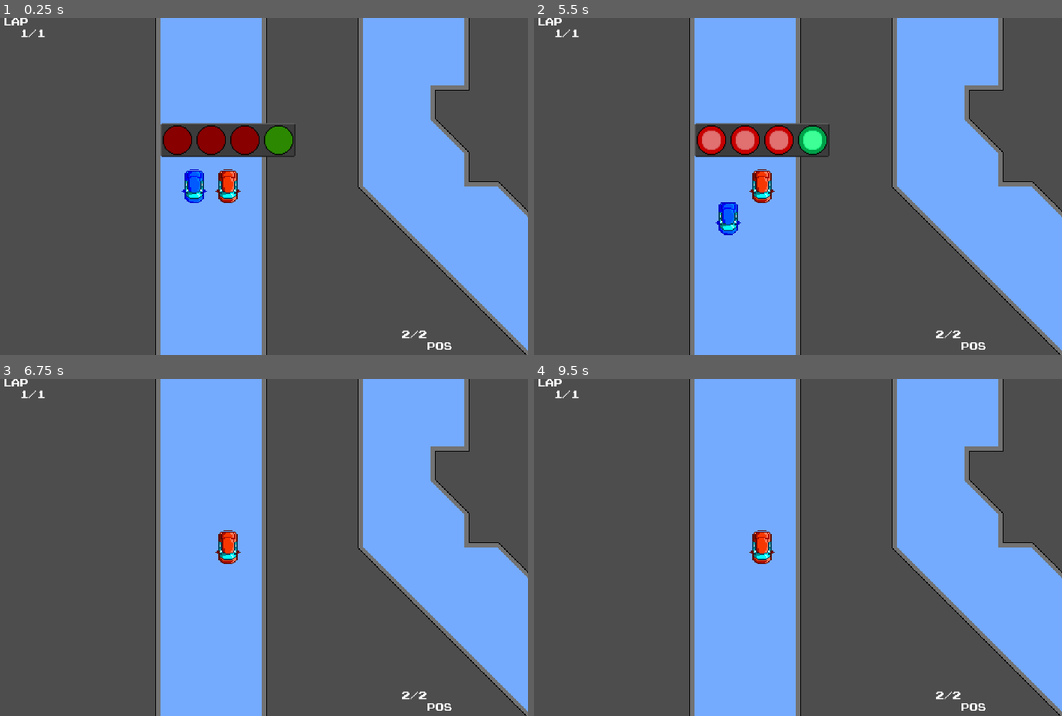
Above: before the commit, frames 1-4 (two rows, left to right).
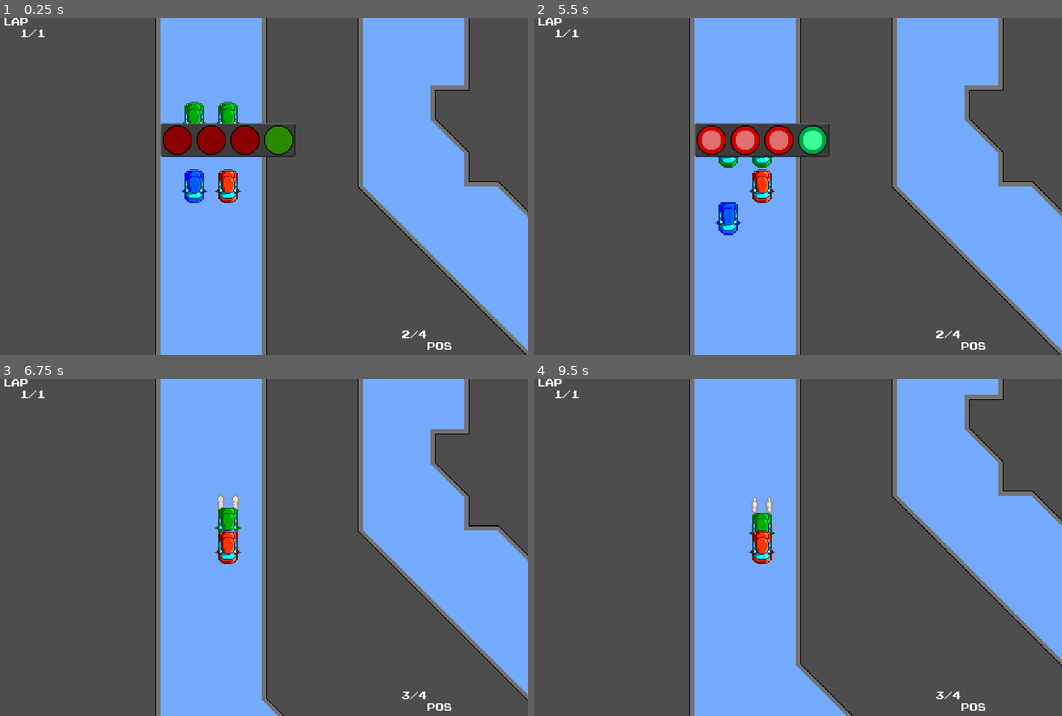
Above: after the commit, the same moments.

Repository: abam-iksde/piiws-sem2
Game: Godot game, scene res://scenes/scenes/race.tscn
Two runs of this game, one before a commit and one after it. Both use one fixed random seed, a clock stepped at 60 frames per second and the inputs below. This scene is started directly instead of the project's main scene.
Inputs:
- Up to frame 1 (0.25 s): no input
- Up to frame 2 (5.5 s): tap Enter at 0.5, 2, 3.5 s; tap Space at 1.25, 2.75, 5 s
- Up to frame 3 (6.75 s): no input
- Up to frame 4 (9.5 s): no input

The runs differ from the first frame. In frame 1, 0.5% of the frame differs, in the area x 34-81%, y 24-96%; in frame 2, 0.2%; in frame 3, 4.5%; in frame 4, 11%, in the area x 40-100%, y 4-100%.

Commit message:
Add track selection for single race

Diff:
--- a/maps/test_map/map.json
+++ b/maps/test_map/map.json
@@ -56,6 +56,30 @@
                  "width":0,
                  "x":224,
                  "y":448
+                },
+                {
+                 "height":0,
+                 "id":13,
+                 "name":"3",
+                 "point":true,
+                 "rotation":0,
+                 "type":"",
+                 "visible":true,
+                 "width":0,
+                 "x":256,
+                 "y":384
+                },
+                {
+                 "height":0,
+                 "id":14,
+                 "name":"4",
+                 "point":true,
+                 "rotation":0,
+                 "type":"",
+                 "visible":true,
+                 "width":0,
+                 "x":224,
+                 "y":384
                 }],
          "opacity":1,
          "type":"objectgroup",
--- /dev/null
+++ b/scenes/scenes/track_selection.tscn
@@ -0,0 +1,67 @@
+[gd_scene load_steps=4 format=3 uid="uid://c362l2xlt3mag"]
+
+[ext_resource type="Script" path="res://scripts/ui/track_selection.gd" id="1_xiiea"]
+[ext_resource type="Script" path="res://scripts/ui/ui.gd" id="2_0mbs8"]
+[ext_resource type="FontFile" uid="uid://vnj01hulxhqg" path="res://fonts/prstart.ttf" id="3_cd066"]
+
+[node name="track_selection" type="Control"]
+layout_mode = 3
+anchors_preset = 15
+anchor_right = 1.0
+anchor_bottom = 1.0
+grow_horizontal = 2
+grow_vertical = 2
+script = ExtResource("1_xiiea")
+
+[node name="ColorRect" type="ColorRect" parent="."]
+layout_mode = 1
+anchors_preset = 15
+anchor_right = 1.0
+anchor_bottom = 1.0
+grow_horizontal = 2
+grow_vertical = 2
+color = Color(0, 0, 0, 1)
+
+[node name="ui" type="Control" parent="."]
+anchors_preset = 0
+offset_right = 426.0
+offset_bottom = 320.0
+script = ExtResource("2_0mbs8")
+
+[node name="track1" type="Label" parent="ui"]
+texture_filter = 1
+layout_mode = 1
+anchors_preset = 8
+anchor_left = 0.5
+anchor_top = 0.5
+anchor_right = 0.5
+anchor_bottom = 0.5
+offset_left = -60.0
+offset_top = -11.5
+offset_right = -4.0
+offset_bottom = 11.5
+grow_horizontal = 2
+grow_vertical = 2
+theme_override_colors/font_color = Color(1, 1, 1, 1)
+theme_override_fonts/font = ExtResource("3_cd066")
+theme_override_font_sizes/font_size = 8
+text = "TRACK 1"
+
+[node name="track2" type="Label" parent="ui"]
+texture_filter = 1
+layout_mode = 1
+anchors_preset = 8
+anchor_left = 0.5
+anchor_top = 0.5
+anchor_right = 0.5
+anchor_bottom = 0.5
+offset_left = 4.0
+offset_top = -11.5
+offset_right = 60.0
+offset_bottom = 11.5
+grow_horizontal = 2
+grow_vertical = 2
+theme_override_colors/font_color = Color(1, 1, 1, 1)
+theme_override_fonts/font = ExtResource("3_cd066")
+theme_override_font_sizes/font_size = 8
+text = "TRACK 2"
--- a/scripts/autoloads/race_settings.gd
+++ b/scripts/autoloads/race_settings.gd
@@ -18,6 +18,22 @@
       is_main = false,
       id = 'BLUE',
     },
+    {
+      texture = preload('res://textures/vehicles/car_green.png'),
+      viewport = null,
+      input = ['npc', ''],
+      start_spot = 2,
+      is_main = false,
+      id = 'JIM',
+    },
+    {
+      texture = preload('res://textures/vehicles/car_green.png'),
+      viewport = null,
+      input = ['npc', ''],
+      start_spot = 3,
+      is_main = false,
+      id = 'GREG',
+    },
   ],
   'laps': 1,
 }
--- a/scripts/data/map_loader.gd
+++ b/scripts/data/map_loader.gd
@@ -64,7 +64,7 @@
     transformed_layers.visual.append(transformed_layer)
 
   var start_spots = []
-  for i in range(len(layers.start_spots)):
+  for i in range(len(layers.start_spots['objects'])):
     for point in layers.start_spots['objects']:
       if point['name'] == str(i+1):
         start_spots.append(Vector2(point['x']/16.0 - 1.0, point['y']/16.0 - 1.0))
--- a/scripts/ui/players_selection.gd
+++ b/scripts/ui/players_selection.gd
@@ -40,6 +40,8 @@
       is_main = false,
       id = 'BLUE',
     },
+    RaceSettings.race_default_settings['players'][2],
+    RaceSettings.race_default_settings['players'][3],
   ],
   'laps': 3,
 }
@@ -59,9 +61,17 @@
       $ui/single_selection.visible = true
       $ui/multi_selection.visible = false
       if accepted:
-        Tournament.start(single_race if Misc.get_value('game_mode', 'single_race') == 'single_race' else test_tournament, get_singleplayer_settings(accepted))
+        if Misc.get_value('game_mode', 'single_race') == 'single_race':
+          Misc.set_value('race_settings', get_singleplayer_settings(accepted))
+          get_tree().change_scene_to_file('res://scenes/scenes/track_selection.tscn')
+        else:
+          Tournament.start(test_tournament, get_singleplayer_settings(accepted))
     Selection.MULTI:
       $ui/single_selection.visible = false
       $ui/multi_selection.visible = true
       if accepted:
-        Tournament.start(single_race if Misc.get_value('game_mode', 'single_race') == 'single_race' else test_tournament, two_player_settings)
+        if Misc.get_value('game_mode', 'single_race') == 'single_race':
+          Misc.set_value('race_settings', two_player_settings)
+          get_tree().change_scene_to_file('res://scenes/scenes/track_selection.tscn')
+        else:
+          Tournament.start(test_tournament, two_player_settings)
--- /dev/null
+++ b/scripts/ui/track_selection.gd
@@ -0,0 +1,23 @@
+extends Control
+
+func _physics_process(delta):
+  var selection = Misc.get_value('track', 0)
+  if AnyPlayer.just_pressed('_left'):
+    selection = 0
+  if AnyPlayer.just_pressed('_right'):
+    selection = 1
+  if AnyPlayer.just_pressed('_handbrake'):
+    get_tree().change_scene_to_file("res://scenes/scenes/players_selection.tscn")
+  var accepted = AnyPlayer.just_pressed('_power_up')
+  match selection:
+    0:
+      $ui/track1.add_theme_color_override("font_color", Color(1.0, 0.0, 0.0))
+      $ui/track2.add_theme_color_override("font_color", Color(1.0, 1.0, 1.0))
+      if accepted:
+        Tournament.start(['res://scenes/scenes/race.tscn'], Misc.get_value('race_settings', {}))
+    1:
+      $ui/track1.add_theme_color_override("font_color", Color(1.0, 1.0, 1.0))
+      $ui/track2.add_theme_color_override("font_color", Color(1.0, 0.0, 0.0))
+      if accepted:
+        Tournament.start(['res://scenes/scenes/race.tscn'], Misc.get_value('race_settings', {}))
+  Misc.set_value('track', selection)
Binary file added: textures/vehicles/car_green.png
Not shown, added: textures/vehicles/car_green.png.import
